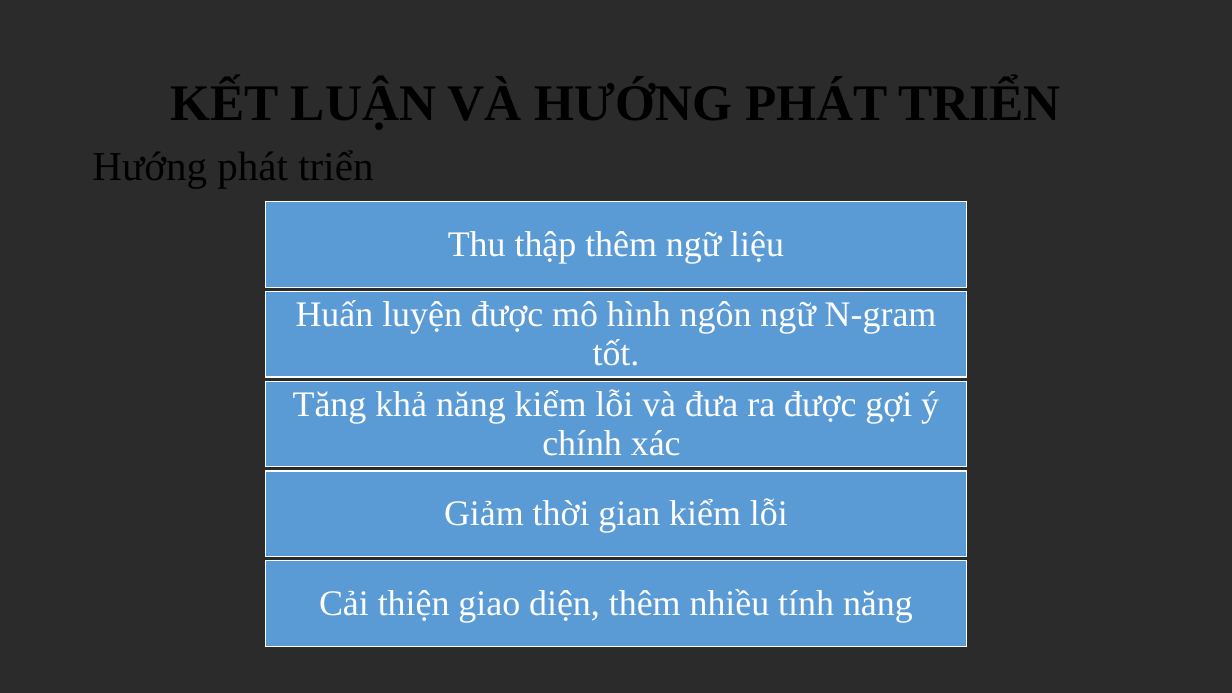
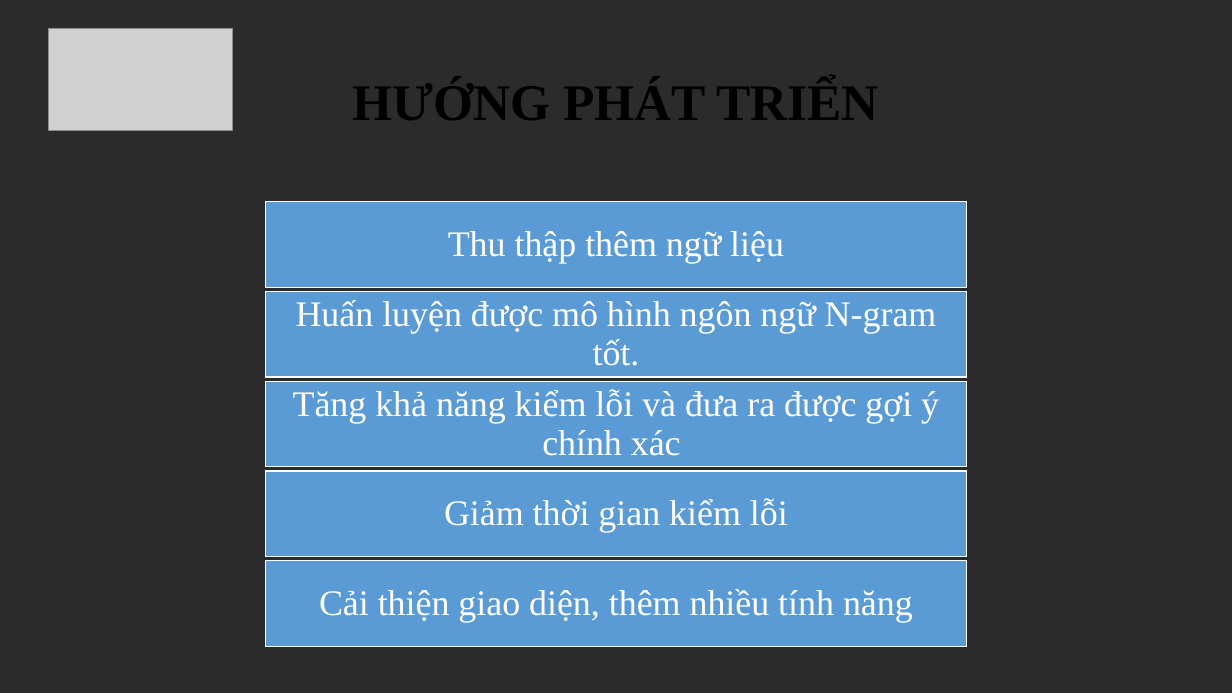
Before and after one commit to thanle95/Thesis_VietnameseCheckingSpelling, a slide deck: slide 39 of present.pptx. Drawn at 1232x693 pixels with LibreOffice and Linux fonts; fonts in the diff are those of the drawing; grey boxes stand for pictures; background and template pictures are left out; a plain dark background stands for a picture behind light text. Boxes give left, top, right and bottom in pixels: in the first picture for what was removed or moved away, otherwise in the second. Text is boxed around its words. In the diff, an @@ line names an element or a change of style, - is before the commit and + after.

```diff
--- a/present.pptx
+++ b/present.pptx
@@ picture added at bbox=[48, 29, 233, 130] @@
@@ title at bbox=[353, 80, 879, 120]: text changed @@
-KẾT LUẬN VÀ HƯỚNG PHÁT TRIỂN
+HƯỚNG PHÁT TRIỂN
@@ text removed at bbox=[92, 151, 373, 188] @@
-  Hướng phát triển
```
Also in this commit, not shown: 39 other slides changed.
